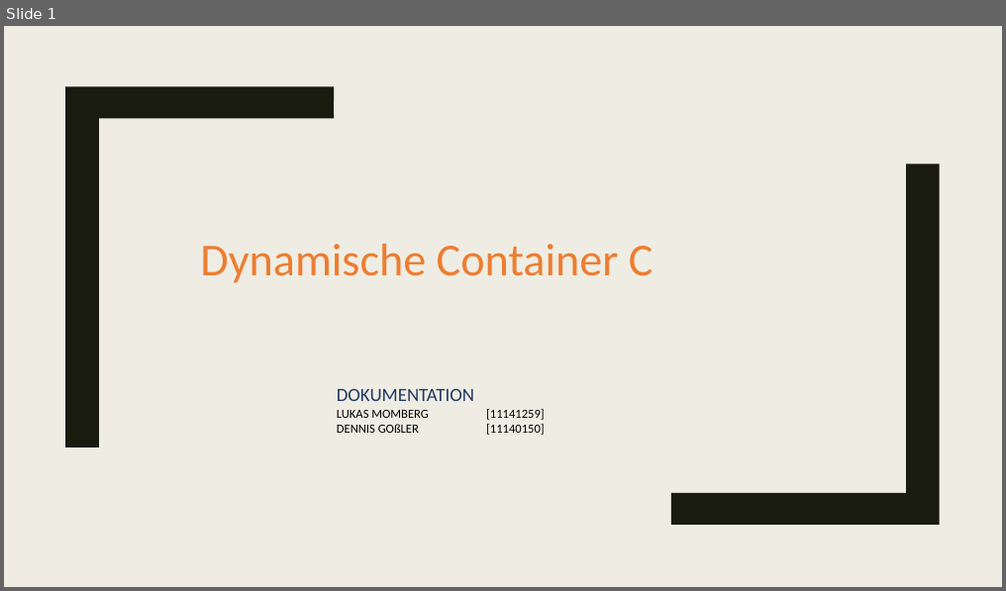
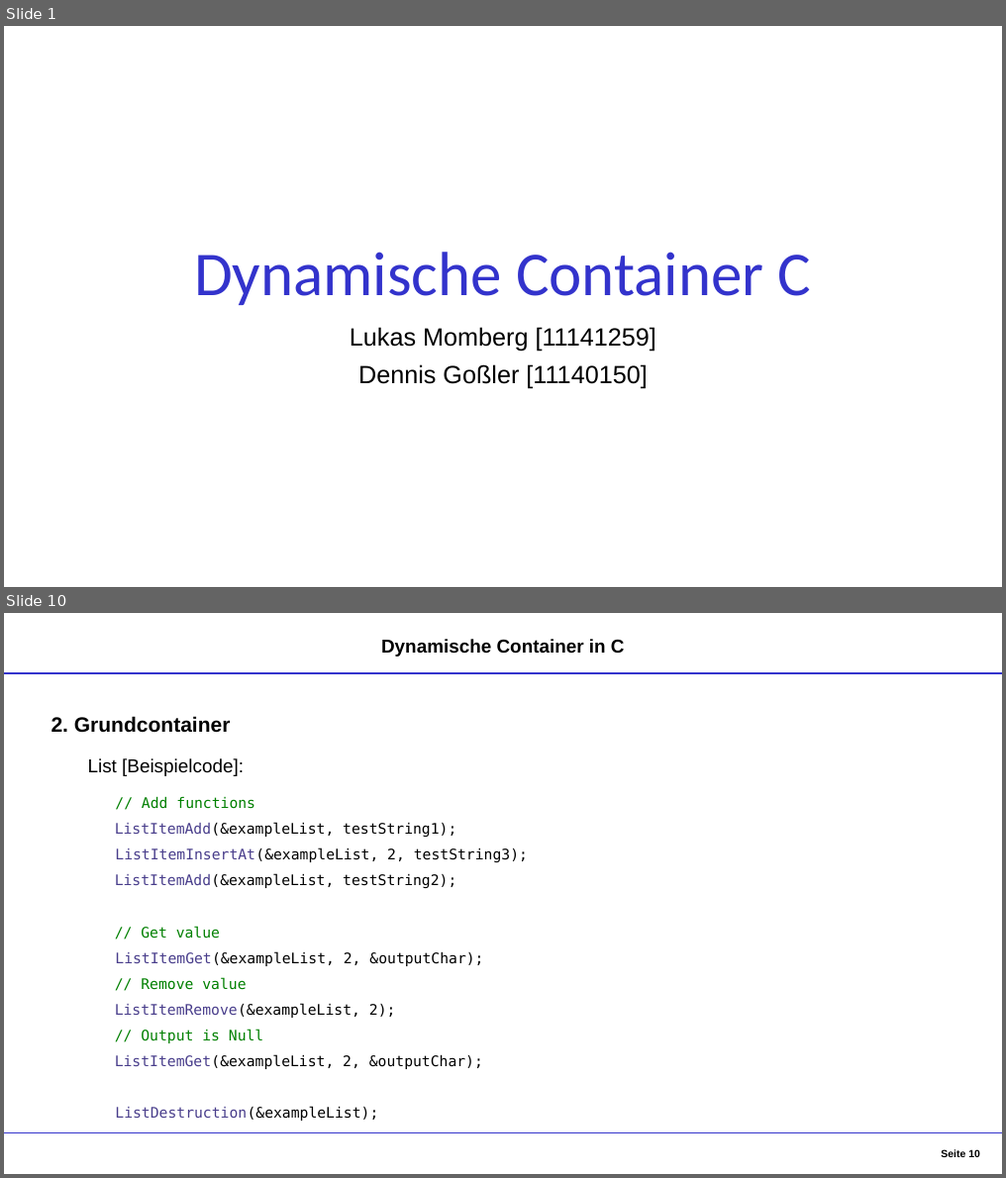
Before and after one commit to DennisGoss99/InPr_DynamicCollections, a slide deck: Dokumentation/Container - Präsentation.pptx. Shown one above the other, each under a label of ours: slide 1 before the commit, slides 1 and 10 after it; the slides between them are not shown. The pictures are 1006x591 and 1006x1178 pixels, drawn with LibreOffice and Linux fonts; fonts in the diff are those of the drawing. Boxes give left, top, right and bottom in pixels: in the first picture for what was removed or moved away, otherwise in the second. Text is boxed around its words. In the diff, an @@ line names an element or a change of style, - is before the commit and + after.

```diff
--- a/Dokumentation/Container - Präsentation.pptx
+++ b/Dokumentation/Container - Präsentation.pptx
@@ slide 10 added at bbox=[4, 613, 1002, 1174], background #FFFFFF @@
@@ text added at bbox=[381, 639, 625, 657], 18 pt, text #000000, bold @@
+Dynamische Container in C
@@ line added from (4, 673) to (1002, 673), #3333CC 1.25 pt @@
@@ text added at bbox=[52, 716, 231, 733], 20 pt, text #000000, bold @@
+2. Grundcontainer
@@ text added at bbox=[88, 759, 244, 776], 18 pt, text #000000 @@
+List [Beispielcode]:
@@ text added at bbox=[115, 796, 528, 1121], 14 pt, text #000000 @@
+// Add functions
+ListItemAdd(&exampleList, testString1);
+ListItemInsertAt(&exampleList, 2, testString3);
+ListItemAdd(&exampleList, testString2);
+// Get value
+ListItemGet(&exampleList, 2, &outputChar);
+// Remove value
+ListItemRemove(&exampleList, 2);
+// Output is Null
+ListItemGet(&exampleList, 2, &outputChar);
+ListDestruction(&exampleList);
@@ line added from (4, 1134) to (1002, 1134), #3333CC 1.25 pt @@
@@ page number added at bbox=[941, 1150, 980, 1157], 10 pt, text #000000, bold @@
+Seite 10
@@ slide 1 changed as well @@
@@ background #EFEDE3 to #FFFFFF @@
@@ freeform shape removed at bbox=[65, 86, 334, 448] @@
@@ title "Dynamische Container C": place and size @@
-title "Dynamische Container C" at bbox=[200, 244, 653, 283]
+title "Dynamische Container C" at bbox=[194, 252, 812, 305]
@@ title "Dynamische Container C" at bbox=[194, 252, 812, 305]: size 44 to 60 pt, text colour #ED7D31 to #3333CC; alignment left to centre; line spacing 1 to 0.9; vertical alignment middle to bottom @@
@@ freeform shape removed at bbox=[672, 164, 940, 525] @@
@@ subtitle at bbox=[350, 327, 656, 388]: text changed; size 12 to 24 pt; font Calibri to Arial @@
-DOKUMENTATION
-LUKAS MOMBERG [11141259]
-DENNIS GOßLER [11140150]
+Lukas Momberg [11141259]
+Dennis Goßler [11140150]
```
Also in this commit, not shown: 11 other slides added, 13 slides removed.
